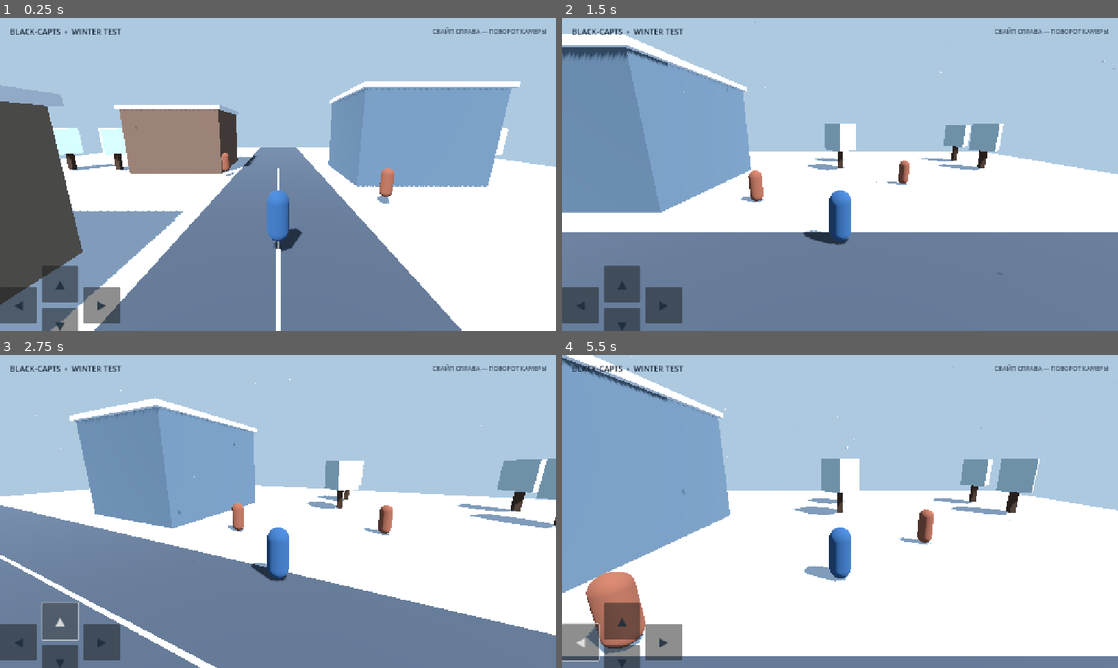
Above: before the commit, frames 1-4 (two rows, left to right).
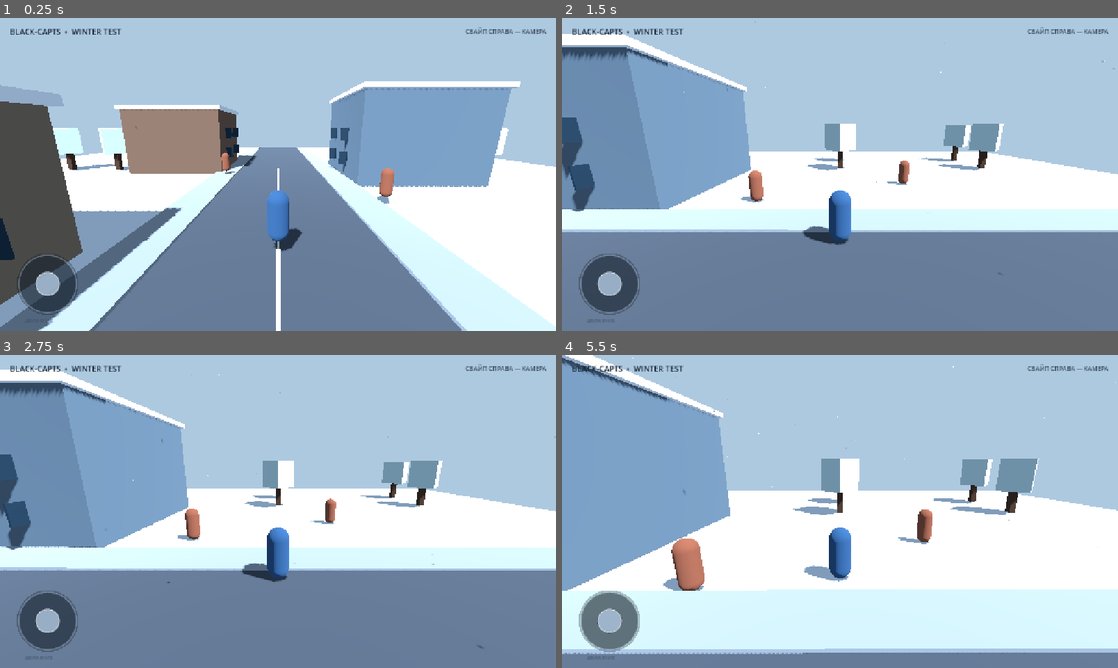
Above: after the commit, the same moments.

Repository: avioverse6-create/BLACK-CAPTS
Game: Godot game, scene res://scenes/main.tscn
Same seed, same stepped clock (60 frames per second), same inputs: the game is played once before the commit and once after it.
Inputs (mouse positions are in pixels of both pictures, inside the frame that each line leads up to):
- Up to frame 1 (0.25 s): no input
- Up to frame 2 (1.5 s): move the mouse to (962, 158) at 0.52 s; hold Right (ui_right) 0.53-1.25 s; click (962, 158) at 0.67 s; drag from (728, 190) to (812, 237) at 1.27 s
- Up to frame 3 (2.75 s): click (61, 621) at 2 s, where only the run before the commit has a clickable "▲"
- Up to frame 4 (5.5 s): click (623, 661) at 2.75 s, where only the run before the commit has a clickable "▼"; click (578, 642) at 3.5 s, where only the run before the commit has a clickable "◀"; move the mouse to (895, 442) at 4.27 s; hold Right (ui_right) 4.28-5 s; drag from (812, 574) to (673, 464) at 5.02 s

The runs differ from the first frame. In frame 1, 12% of the frame differs, in the area x 0-100%, y 2-100%; in frame 2, 11%; in frame 3, 37%; in frame 4, 24%.

Commit message:
Replace directional buttons with mobile analog joystick and add street details

Diff:
--- a/scripts/main.gd
+++ b/scripts/main.gd
@@ -2,6 +2,7 @@
 
 const PlayerScript = preload("res://scripts/player.gd")
 const NPCScript = preload("res://scripts/npc.gd")
+const JoystickScript = preload("res://scripts/mobile_joystick.gd")
 
 func _ready() -> void:
     _make_environment()
@@ -54,6 +55,8 @@
     _box("Snow ground", Vector3(0, -0.35, 0), Vector3(64, 0.6, 64), Color(0.83, 0.89, 0.94))
     _box("Main road", Vector3(0, 0.0, 0), Vector3(8, 0.08, 64), Color(0.25, 0.29, 0.34))
     _box("Road marking", Vector3(0, 0.055, 0), Vector3(0.12, 0.02, 64), Color(0.88, 0.87, 0.76))
+    _box("West sidewalk", Vector3(-5.0, 0.06, 0), Vector3(2.0, 0.18, 64), Color(0.54, 0.59, 0.64))
+    _box("East sidewalk", Vector3(5.0, 0.06, 0), Vector3(2.0, 0.18, 64), Color(0.54, 0.59, 0.64))
 
     _building("Cabin", Vector3(-10, 0, -9), Vector3(9, 6, 8), Color(0.43, 0.34, 0.29))
     _building("Shop", Vector3(11, 0, -5), Vector3(10, 7, 9), Color(0.34, 0.42, 0.49))
@@ -89,6 +92,19 @@
 func _building(label: String, at: Vector3, size: Vector3, color: Color) -> void:
     _box(label, at + Vector3(0, size.y * 0.5, 0), size, color)
     _box(label + " snow roof", at + Vector3(0, size.y + 0.18, 0), Vector3(size.x + 0.5, 0.35, size.z + 0.5), Color(0.93, 0.97, 1.0))
+    var window_mat := StandardMaterial3D.new()
+    window_mat.albedo_color = Color(0.12, 0.20, 0.27)
+    window_mat.roughness = 0.7
+    for side in [-1.0, 1.0]:
+        for row in range(2):
+            for col in range(2):
+                var window := MeshInstance3D.new()
+                var pane := BoxMesh.new()
+                pane.size = Vector3(1.25, 1.05, 0.08)
+                window.mesh = pane
+                window.material_override = window_mat
+                window.position = at + Vector3(side * (size.x * 0.5 + 0.045), 1.8 + row * 2.0, -1.8 + col * 3.5)
+                add_child(window)
 
 func _tree(at: Vector3) -> void:
     _box("Tree trunk", at + Vector3(0, 1.1, 0), Vector3(0.45, 2.2, 0.45), Color(0.27, 0.20, 0.16))
@@ -114,18 +130,19 @@
 func _make_hud() -> void:
     var layer := CanvasLayer.new()
     add_child(layer)
-    var label := Label.new()
-    label.text = "BLACK-CAPTS  •  WINTER TEST"
-    label.position = Vector2(22, 18)
-    label.add_theme_font_size_override("font_size", 18)
-    label.add_theme_color_override("font_color", Color(0.08, 0.13, 0.19))
-    layer.add_child(label)
+
+    var title := Label.new()
+    title.text = "BLACK-CAPTS  •  WINTER TEST"
+    title.position = Vector2(22, 18)
+    title.add_theme_font_size_override("font_size", 18)
+    title.add_theme_color_override("font_color", Color(0.08, 0.13, 0.19))
+    layer.add_child(title)
 
     var camera_hint := Label.new()
-    camera_hint.text = "СВАЙП СПРАВА — ПОВОРОТ КАМЕРЫ"
+    camera_hint.text = "СВАЙП СПРАВА — КАМЕРА"
     camera_hint.anchor_left = 1.0
     camera_hint.anchor_right = 1.0
-    camera_hint.offset_left = -360
+    camera_hint.offset_left = -300
     camera_hint.offset_right = -22
     camera_hint.offset_top = 20
     camera_hint.add_theme_font_size_override("font_size", 14)
@@ -133,23 +150,26 @@
     camera_hint.horizontal_alignment = HORIZONTAL_ALIGNMENT_RIGHT
     layer.add_child(camera_hint)
 
-    _add_move_button(layer, "▲", "ui_up", Vector2(96, -150))
-    _add_move_button(layer, "▼", "ui_down", Vector2(96, -54))
-    _add_move_button(layer, "◀", "ui_left", Vector2(0, -102))
-    _add_move_button(layer, "▶", "ui_right", Vector2(192, -102))
+    var joystick := Control.new()
+    joystick.name = "MobileJoystick"
+    joystick.set_script(JoystickScript)
+    joystick.anchor_left = 0.0
+    joystick.anchor_top = 1.0
+    joystick.anchor_right = 0.0
+    joystick.anchor_bottom = 1.0
+    joystick.offset_left = 24
+    joystick.offset_top = -194
+    joystick.offset_right = 194
+    joystick.offset_bottom = -24
+    layer.add_child(joystick)
 
-func _add_move_button(layer: CanvasLayer, caption: String, action: String, offset: Vector2) -> void:
-    var button := Button.new()
-    button.text = caption
-    button.custom_minimum_size = Vector2(84, 84)
-    button.position = offset
-    button.anchor_left = 0.0
-    button.anchor_top = 1.0
-    button.anchor_right = 0.0
-    button.anchor_bottom = 1.0
-    button.add_theme_font_size_override("font_size", 28)
-    button.add_theme_color_override("font_color", Color(0.1, 0.16, 0.22))
-    button.modulate = Color(1, 1, 1, 0.82)
-    button.button_down.connect(func(): Input.action_press(action))
-    button.button_up.connect(func(): Input.action_release(action))
-    layer.add_child(button)
+    var move_label := Label.new()
+    move_label.text = "ДВИЖЕНИЕ"
+    move_label.position = Vector2(56, 18)
+    move_label.anchor_top = 1.0
+    move_label.anchor_bottom = 1.0
+    move_label.offset_top = -34
+    move_label.offset_bottom = -12
+    move_label.add_theme_font_size_override("font_size", 11)
+    move_label.add_theme_color_override("font_color", Color(0.22, 0.29, 0.36, 0.72))
+    layer.add_child(move_label)
